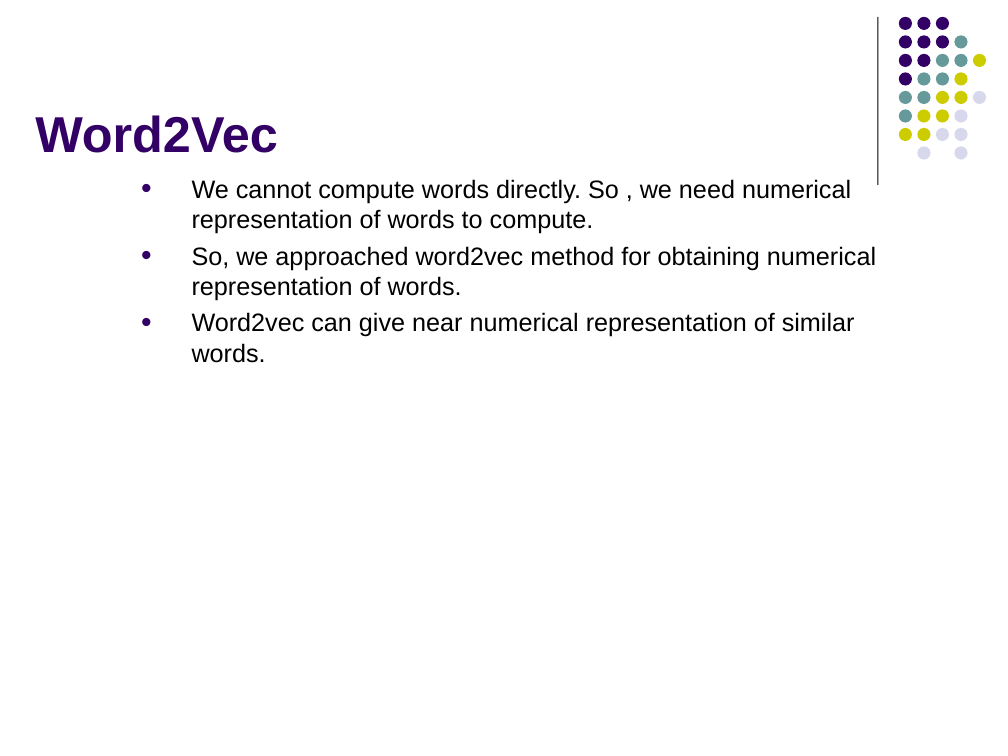
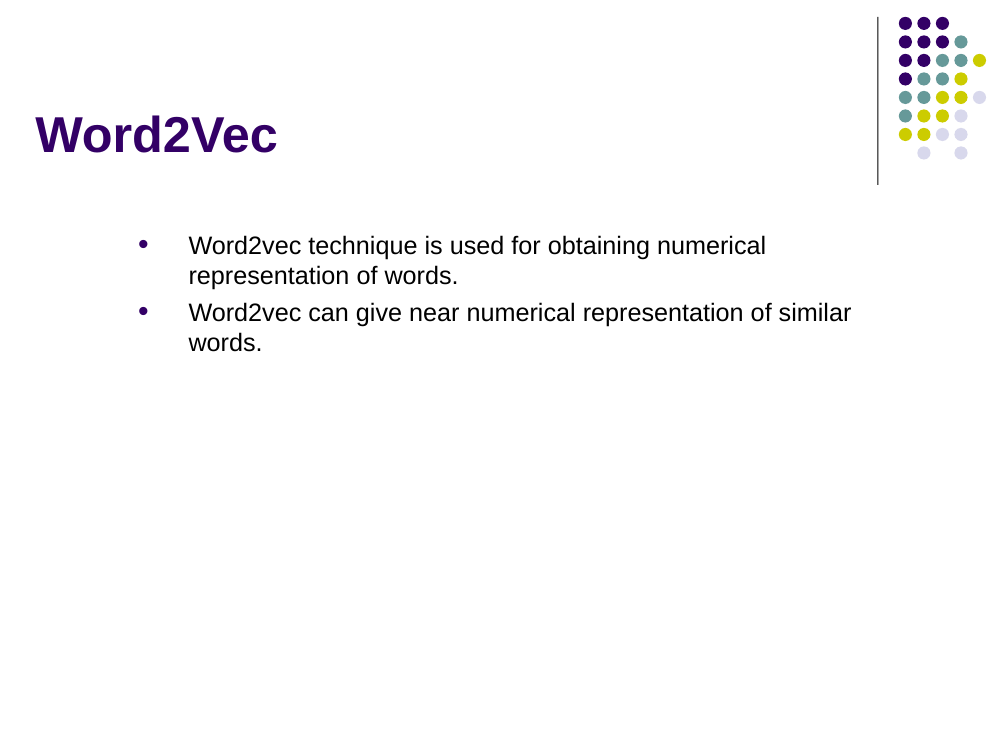
Before and after one commit to manohar9600/Multilingual-SMS-spam-detection-using-RNN, a slide deck: slide 18 of Resources/SPAMNEW PPT.pptx. Drawn at 1008x756 pixels with LibreOffice and Linux fonts; fonts in the diff are those of the drawing. Boxes give left, top, right and bottom in pixels: in the first picture for what was removed or moved away, otherwise in the second. Text is boxed around its words. In the diff, an @@ line names an element or a change of style, - is before the commit and + after.

```diff
--- a/Resources/SPAMNEW PPT.pptx
+++ b/Resources/SPAMNEW PPT.pptx
@@ text "Word2vec technique is used for ...": place and size @@
-text "Word2vec technique is used for ..." at <box>192,179,876,363</box>
+text "Word2vec technique is used for ..." at <box>189,235,852,352</box>
@@ text at <box>189,235,766,290</box>: text changed @@
-• We cannot compute words directly. So , we need numerical representation of words to compute.
-• So, we approached word2vec method for obtaining numerical representation of words.
+• Word2vec technique is used for obtaining numerical representation of words.
```
Also in this commit, not shown: 19 other slides changed, 13 slides added, 15 slides removed, 10 other files.
